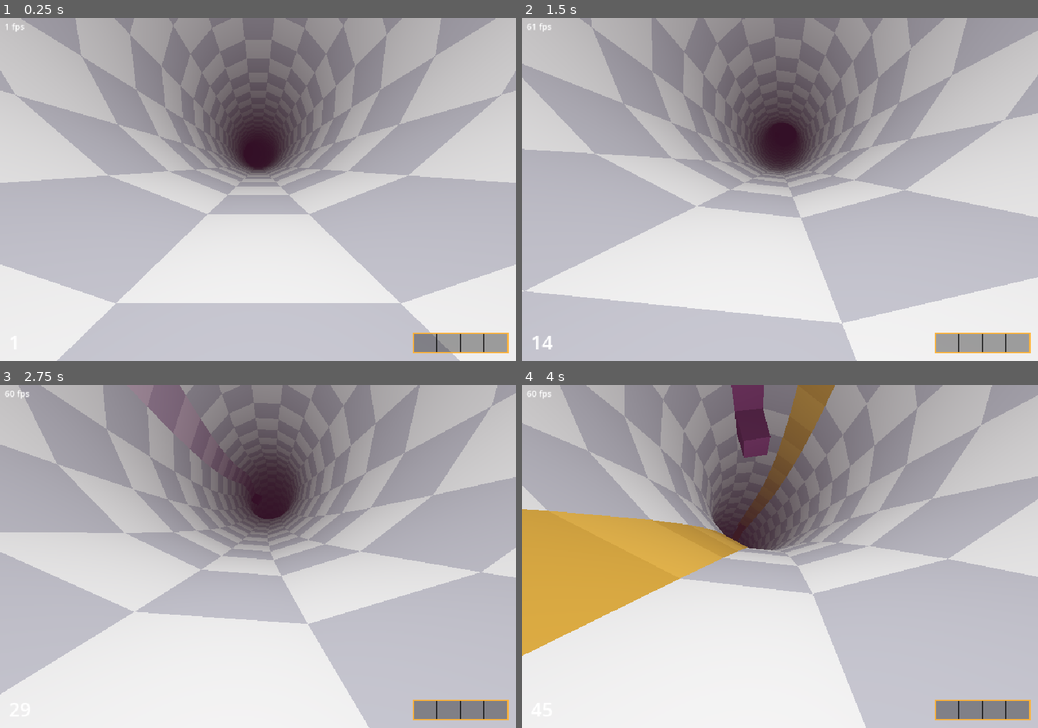
Above: before the commit, frames 1-4 (two rows, left to right).
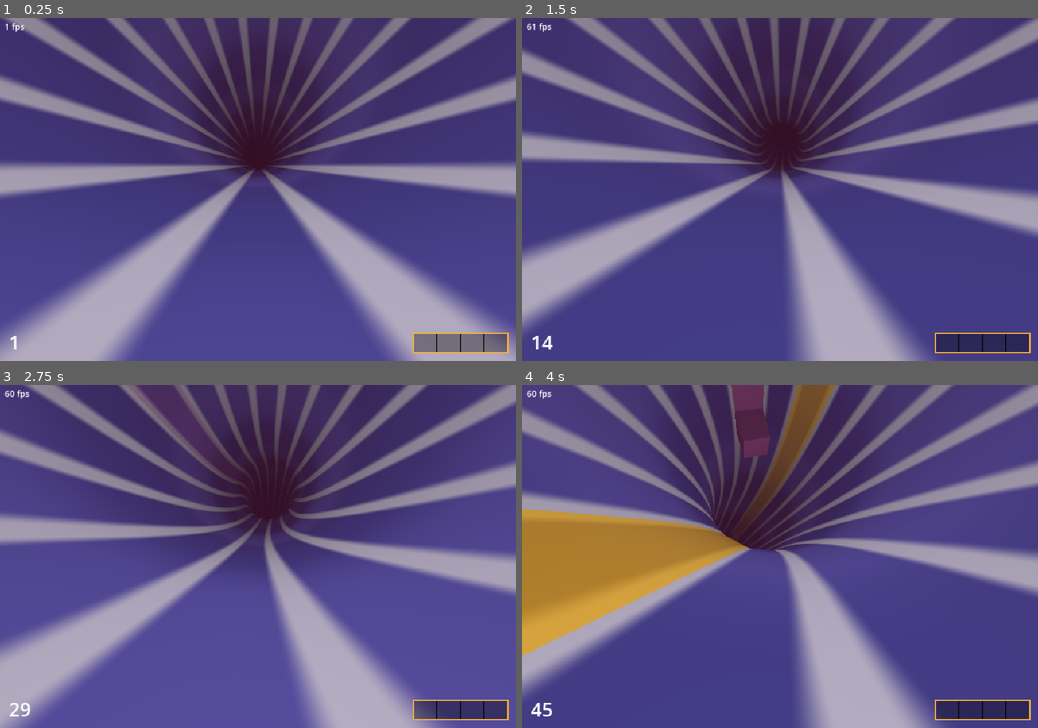
Above: after the commit, the same moments.

Repository: nhermosilla14/xpeedy
Game: Godot game, scene res://src/main.tscn
The game is run twice, just before and just after one commit, with the same random seed, the same clock (stepped at 60 frames per second) and the same inputs.
Inputs (mouse positions are in pixels of both pictures, inside the frame that each line leads up to):
- Up to frame 1 (0.25 s): no input
- Up to frame 2 (1.5 s): move the mouse to (893, 172) at 0.52 s; hold Right (steer_right) 0.53-1.28 s; click (893, 172) at 0.67 s; move the mouse to (676, 206) at 1.27 s; hold Left (steer_left) from 1.28 s (still down)
- Up to frame 3 (2.75 s): move the mouse to (309, 481) at 2.02 s; release Left (steer_left) at 2.03 s; hold Right (steer_right) from 2.03 s (still down)
- Up to frame 4 (4 s): move the mouse to (754, 625) at 2.77 s; click (754, 625) at 2.92 s; move the mouse to (934, 607) at 3.52 s; release Right (steer_right) at 3.53 s; hold Left (steer_left) from 3.53 s (still down)

The runs differ from the first frame. In frame 1, 94% of the frame differs, in the area x 0-100%, y 0-100%; in frame 2, 94%; in frame 3, 92%; in frame 4, 89%.

Commit message:
Slice 0012: violet banded tunnel with rails, look review options and pixel checks

Diff:
--- a/src/core/launch_options.gd
+++ b/src/core/launch_options.gd
@@ -16,6 +16,13 @@
 ## -1 takes the seed from the clock.
 var run_seed := -1
 var start_segment := 0.0
+## No obstacles and no shield spots (for looking at the tunnel).
+var clean := false
+## "in", "flat" or "out": start inside the first part of that shape (for looking at it).
+var start_shape := ""
+## Save the viewport to this PNG after `screenshot_seconds` and quit (for side-by-side reviews).
+var screenshot_path := ""
+var screenshot_seconds := 2.0
 
 const BENCHMARK_SEED := 2024
 const BENCHMARK_SEGMENT := 2300.0
@@ -49,4 +56,12 @@
 				o.run_seed = value.to_int()
 			"--start-segment":
 				o.start_segment = value.to_float()
+			"--clean":
+				o.clean = true
+			"--start-shape":
+				o.start_shape = value
+			"--screenshot":
+				o.screenshot_path = value.get_slice(",", 0)
+				if value.contains(","):
+					o.screenshot_seconds = value.get_slice(",", 1).to_float()
 	return o
--- a/src/main.gd
+++ b/src/main.gd
@@ -13,6 +13,7 @@
 ## Launch options; tests can set them before the scene is added to the tree.
 var options: LaunchOptions
 var _restart_wait := 0.0
+var _shot_time := 0.0
 
 @onready var _tunnel: TunnelView = $Tunnel
 @onready var _obstacles: ObstacleView = $Obstacles
@@ -45,11 +46,12 @@
 
 func start_run(run_seed: int) -> void:
 	var config := RunConfig.standard()
-	config.generate_obstacles = obstacles_enabled
+	config.generate_obstacles = obstacles_enabled and not options.clean
+	config.generate_spots = not options.clean
 	config.collisions_enabled = not options.ghost
 	config.crash_on_obstacles = not options.invulnerable
 	config.start_shields = options.shields
-	config.start_segment = options.start_segment
+	config.start_segment = _start_segment(run_seed)
 	_run = SurvivalRun.new(config, run_seed)
 	_track = _run.track
 	_clock = RunClock.new()
@@ -101,6 +103,21 @@
 	return geometry.surface(lane, seg) + geometry.normal(lane, seg) * height
 
 
+## Where the run starts: `--start-segment`, or well inside the first part of the shape asked for with
+## `--start-shape` (past the 30-segment morph).
+func _start_segment(run_seed: int) -> float:
+	var shapes := {"in": PartSequence.Shape.IN, "flat": PartSequence.Shape.FLAT, "out": PartSequence.Shape.OUT}
+	if not shapes.has(options.start_shape):
+		return options.start_segment
+	if options.start_shape == "in":
+		return 100.0
+	var parts := PartSequence.new(run_seed)
+	for i in range(1, 100):
+		if parts.shape(i) == shapes[options.start_shape]:
+			return float(parts.start(i)) + 50.0
+	return options.start_segment
+
+
 ## What the benchmark log shows next to the frame rate, to tell how dense the track was.
 func _state_text() -> String:
 	var level := ObstacleField.level_at(maxi(_track.window_start(), 0))
@@ -108,8 +125,21 @@
 		_track.window_start(), level, _run.obstacles.all().size(), _run.shields.count, _run.score]
 
 
-func _process(_delta: float) -> void:
+func _process(delta: float) -> void:
 	_fps.text = "%d fps" % Engine.get_frames_per_second()
+	if options.screenshot_path != "":
+		_shot_time += delta
+		if _shot_time >= options.screenshot_seconds:
+			_capture(options.screenshot_path)
+			options.screenshot_path = ""
+
+
+## Saves what is on screen to a PNG and quits.
+func _capture(path: String) -> void:
+	await RenderingServer.frame_post_draw
+	get_viewport().get_texture().get_image().save_png(path)
+	print("[screenshot] %s" % path)
+	get_tree().quit()
 
 
 func _refresh_view(dt: float) -> void:
--- a/src/view/tunnel.gdshader
+++ b/src/view/tunnel.gdshader
@@ -1,10 +1,13 @@
 shader_type spatial;
 render_mode unshaded, cull_disabled;
-// Places the tunnel's vertices on the GPU (ADR 0007) and colours its tiles, including the warning
-// trails (ADR 0009). Mesh vertices carry VERTEX.x = lane vertex index (0-16) and VERTEX.y = segment
-// offset in the window (0-50); UV = (lane, segment offset) of the tile; COLOR.r = checker parity
-// relative to the first visible segment.
+// Places the tunnel's vertices on the GPU (ADR 0007) and draws its look procedurally (ADR 0015).
+// Mesh vertices carry VERTEX.x = lane vertex index (0-16) and VERTEX.y = segment offset in the window
+// (0-50); UV = (lane, segment offset) of the tile. The vertex stage works out what is constant over a
+// tile (its trail, its spot, its band position) and the tile-local coordinates; the fragment stage
+// paints the surface, the rails and the trail from them.
 // The trail formulas repeat TrailMath (src/model/trail_math.gd), which the unit tests check.
+
+#include "res://src/view/look.gdshaderinc"
 
 uniform vec3 frame_pos[51];
 uniform vec3 frame_right[51];
@@ -21,42 +24,61 @@
 uniform float wrap_seam = 1.0;
 uniform float tube_weight = 1.0;
 
-const vec3 TILE_LIGHT = vec3(1.0, 1.0, 1.0);
-const vec3 TILE_DARK = vec3(0.82, 0.82, 0.86);
-const vec3 WARNING = vec3(0.94, 0.12, 0.05);
-const vec3 SHIELD_SPOT = vec3(1.0, 0.7, 0.2);
+varying vec2 v_local;          // position inside the tile, 0-1 across the lane and along the segment
+varying float v_band_base;     // the tile's segment modulo the band period
+varying vec3 v_trail_colour;
+varying float v_trail_fade;    // how much of the trail colour shows (0 = no trail)
+varying float v_trail_highlight;
+varying float v_spot;
 
 void vertex() {
 	int k = int(VERTEX.x + 0.5);
 	int s = int(VERTEX.y + 0.5);
+	v_local = vec2(VERTEX.x - UV.x, VERTEX.y - UV.y);
 	vec2 c = section[k];
 	VERTEX = frame_pos[s] + frame_right[s] * c.x + frame_up[s] * c.y;
 
-	float parity = abs(COLOR.r - first_parity);
-	vec3 colour = mix(TILE_LIGHT, TILE_DARK, parity);
 	int tile_lane = int(UV.x + 0.5);
 	int tile_offset = int(UV.y + 0.5);
 	int tile_seg = int(first_segment) + tile_offset;
+	v_band_base = mod(float(tile_seg), BAND_PERIOD);
+
+	v_trail_colour = vec3(0.0);
+	v_trail_fade = 0.0;
+	v_trail_highlight = 0.0;
 	vec4 raw = texelFetch(trail_tex, ivec2(tile_lane, tile_seg & 63), 0);
 	float code = floor(raw.r * 255.0 + 0.5);
 	if (code > 0.5) {
 		float obstacle_seg = float(tile_seg) + floor(raw.g * 255.0 + 0.5);
 		float dist = obstacle_seg - ship_segment;
 		float weight = raw.b > 0.5 ? tube_weight : 1.0;
-		float fade = clamp((25.0 - dist) / 10.0, 0.0, 1.0);
 		float lane_d = abs(ship_lane - (float(tile_lane) + 0.5));
 		lane_d = mix(lane_d, min(lane_d, 16.0 - lane_d), wrap_seam);
 		float approach = clamp((15.0 - dist) / 10.0, 0.0, 1.0);
-		float hl = clamp(approach * sqrt(max(0.0, 1.5 - lane_d)), 0.0, 1.0);
-		colour = mix(colour, palette[int(code - 0.5)], fade * weight);
-		colour = mix(colour, WARNING, hl * weight);
+		v_trail_colour = palette[int(code - 0.5)];
+		v_trail_fade = clamp((25.0 - dist) / 10.0, 0.0, 1.0) * weight;
+		v_trail_highlight = clamp(approach * sqrt(max(0.0, 1.5 - lane_d)), 0.0, 1.0) * weight;
 	}
-	if (raw.a > 0.5) {
-		colour = SHIELD_SPOT;
-	}
-	COLOR = vec4(colour, 1.0);
+	v_spot = raw.a > 0.5 ? 1.0 : 0.0;
 }
 
 void fragment() {
-	ALBEDO = COLOR.rgb;
+	float lane_d = min(v_local.x, 1.0 - v_local.x);
+
+	// Surface: wide soft bands along the track.
+	float t = fract((v_band_base + v_local.y) / BAND_PERIOD);
+	float band = smoothstep(0.2, 0.45, t) - smoothstep(0.7, 0.95, t);
+	vec3 colour = mix(SURFACE_DARK, SURFACE_LIGHT, band);
+
+	// Rails along every lane boundary.
+	float rail = (1.0 - smoothstep(RAIL_CORE, RAIL_FADE, lane_d)) * RAIL_STRENGTH;
+	colour = mix(colour, RAIL_COLOUR, rail);
+
+	// Trails and spots keep their previous look until their own restyle.
+	colour = mix(colour, v_trail_colour, v_trail_fade);
+	colour = mix(colour, WARNING, v_trail_highlight);
+	if (v_spot > 0.5) {
+		colour = SHIELD_SPOT;
+	}
+	ALBEDO = colour;
 }
--- a/tests/unit/test_benchmark.gd
+++ b/tests/unit/test_benchmark.gd
@@ -22,6 +22,18 @@
 	check(o.ghost and o.invulnerable and not o.benchmark, "flags")
 	check_eq([o.shields, o.autopilot, o.run_seed, o.start_segment], [3, "plough", 77, 900.0])
 	check_near(o.timescale, 0.5, 0.0001)
+
+
+func test_look_review_options() -> void:
+	var o := LaunchOptions.parse(PackedStringArray(["--clean", "--start-shape=flat", "--screenshot=/tmp/a.png,3.5"]))
+	check(o.clean, "clean")
+	check_eq(o.start_shape, "flat")
+	check_eq(o.screenshot_path, "/tmp/a.png")
+	check_near(o.screenshot_seconds, 3.5, 0.0001, "seconds")
+	var plain := LaunchOptions.parse(PackedStringArray(["--screenshot=/tmp/b.png"]))
+	check_eq(plain.screenshot_path, "/tmp/b.png")
+	check_near(plain.screenshot_seconds, 2.0, 0.0001, "default delay")
+	check(not plain.clean and plain.start_shape == "", "defaults")
 
 
 func test_the_benchmark_bundles_a_comparable_run() -> void:
Not shown, added: src/view/look.gdshaderinc
Not shown, added: src/view/look.gdshaderinc.uid
Not shown, changed: docs/adr/0015-procedural-world-look.md
Not shown, changed: docs/slices/0012-tunnel-look.md
Not shown, changed: docs/slices/0013-trails-and-spots-look.md
Not shown, changed: docs/slices/0014-obstacles-look.md
Not shown, changed: docs/slices/0015-font-and-hud.md
Not shown, changed: docs/slices/0016-start-pause-game-over.md
Not shown, changed: docs/slices/0017-original-look-on-device.md
Not shown, added: tools/look-shots.sh
